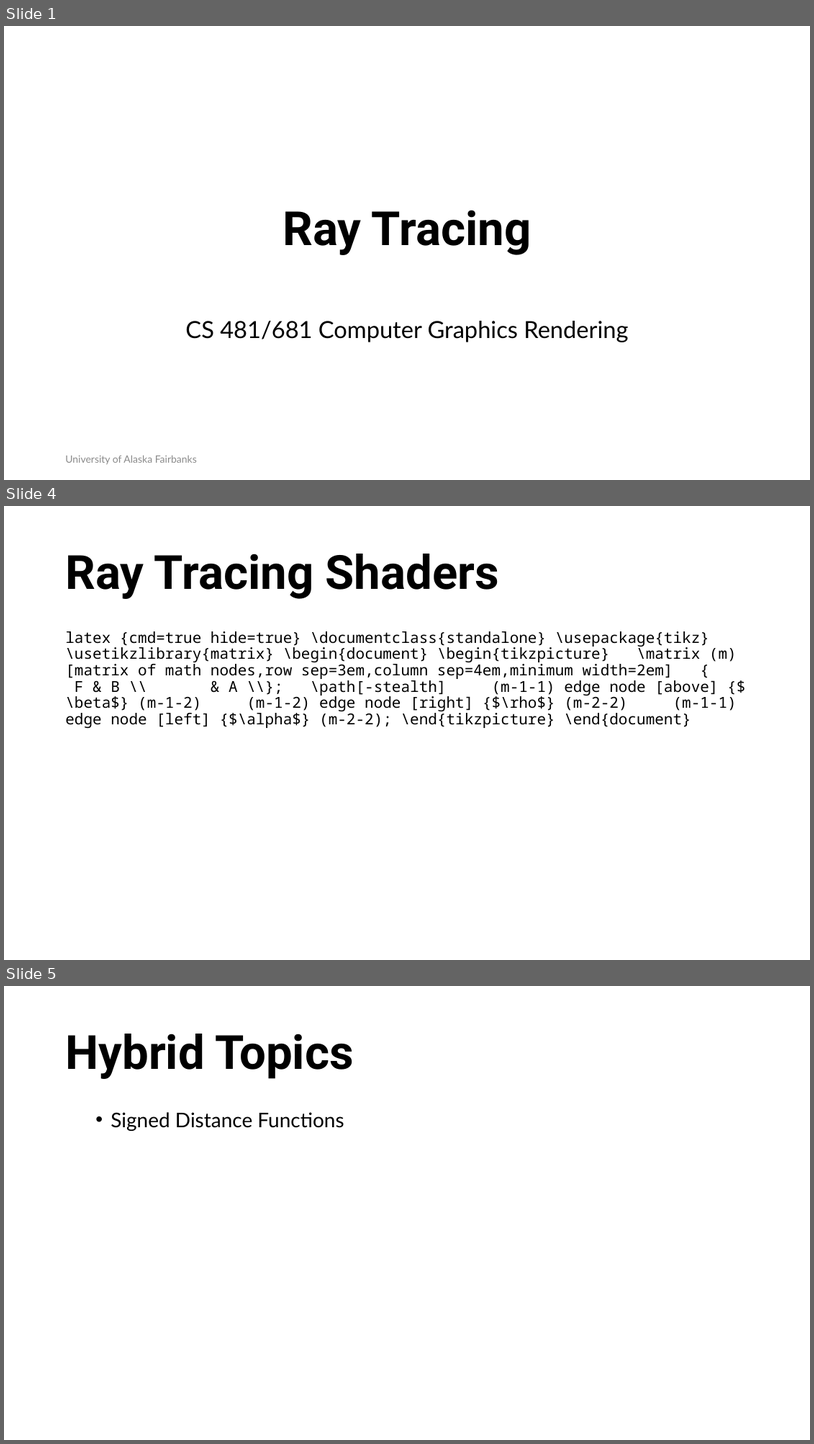
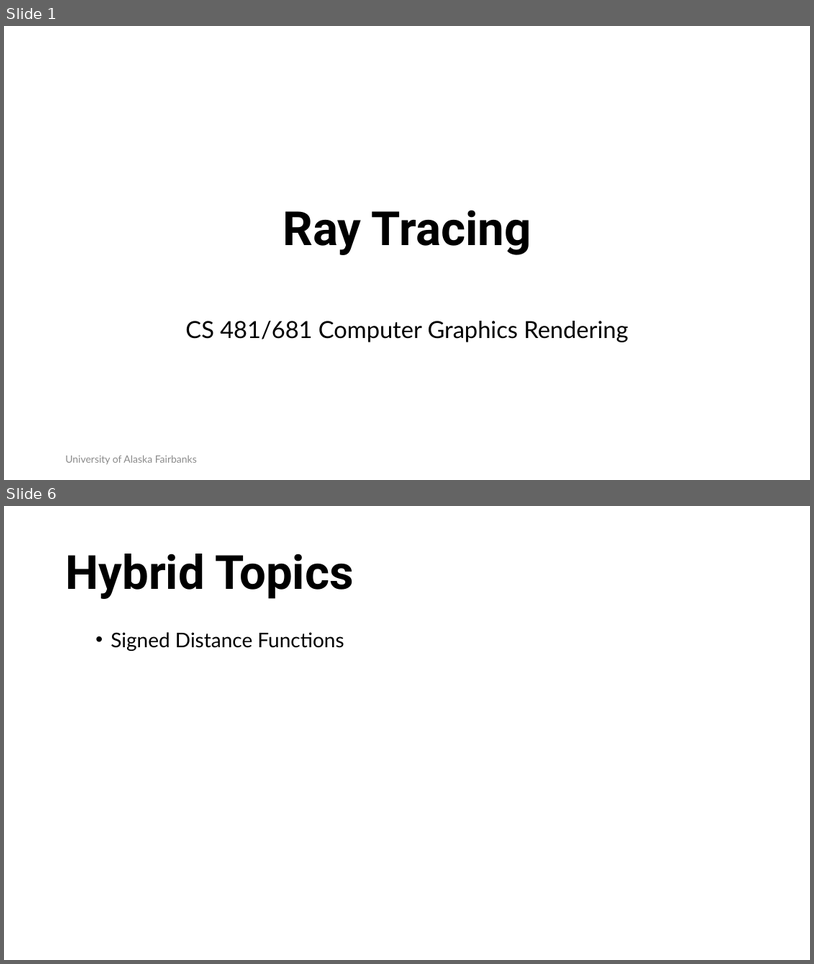
Before and after one commit to RahidZaman/cs481681-cgr, a slide deck: slides/pptx/week03.pptx. Shown one above the other, each under a label of ours: slides 1, 4 and 5 before the commit, slides 1 and 6 after it; the slides between them are not shown. The pictures are 814x1444 and 814x964 pixels, drawn with LibreOffice and Linux fonts; fonts in the diff are those of the drawing; background and template pictures are left out. Boxes give left, top, right and bottom in pixels: in the first picture for what was removed or moved away, otherwise in the second. Text is boxed around its words. In the diff, an @@ line names an element or a change of style, - is before the commit and + after.

Commit message:
Miss Shader and Sky Models Activity Worksheet

```diff
--- a/slides/pptx/week03.pptx
+++ b/slides/pptx/week03.pptx
@@ slide 4 removed at box(4, 506, 810, 960), background #FFFFFF @@
@@ title removed at box(65, 554, 499, 599) @@
-Ray Tracing Shaders
@@ text removed at box(65, 631, 737, 728) @@
-latex {cmd=true hide=true} \documentclass{standalone} \usepackage{tikz} \usetikzlibrary{matrix} \begin{document} \begin{tikzpicture} \matrix (m) [matrix of math nodes,row sep=3em,column sep=4em,minimum width=2em] { F & B \\ & A \\}; \path[-stealth] (m-1-1) edge node [above] {$\beta$} (m-1-2) (m-1-2) edge node [right] {$\rho$} (m-2-2) (m-1-1) edge node [left] {$\alpha$} (m-2-2); \end{tikzpicture} \end{document}
@@ what was slide 5 is now slide 6 @@
```
Also in this commit, not shown: 1 slide changed, 3 slides added, 1 other slide removed, 12 other files.
